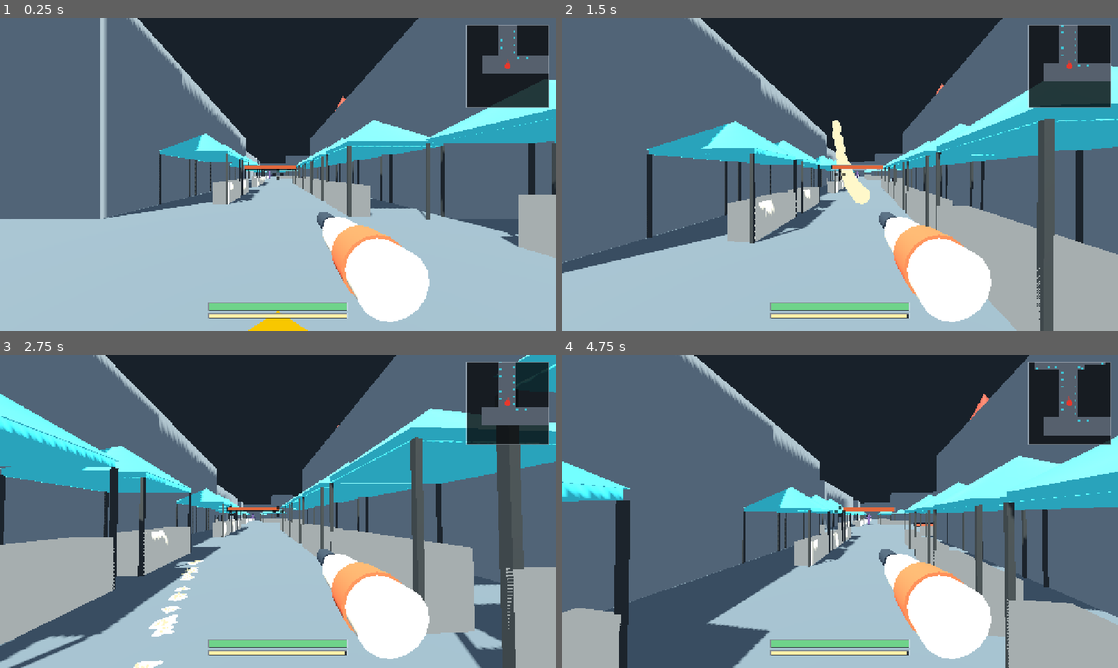
Above: before the commit, frames 1-4 (two rows, left to right).
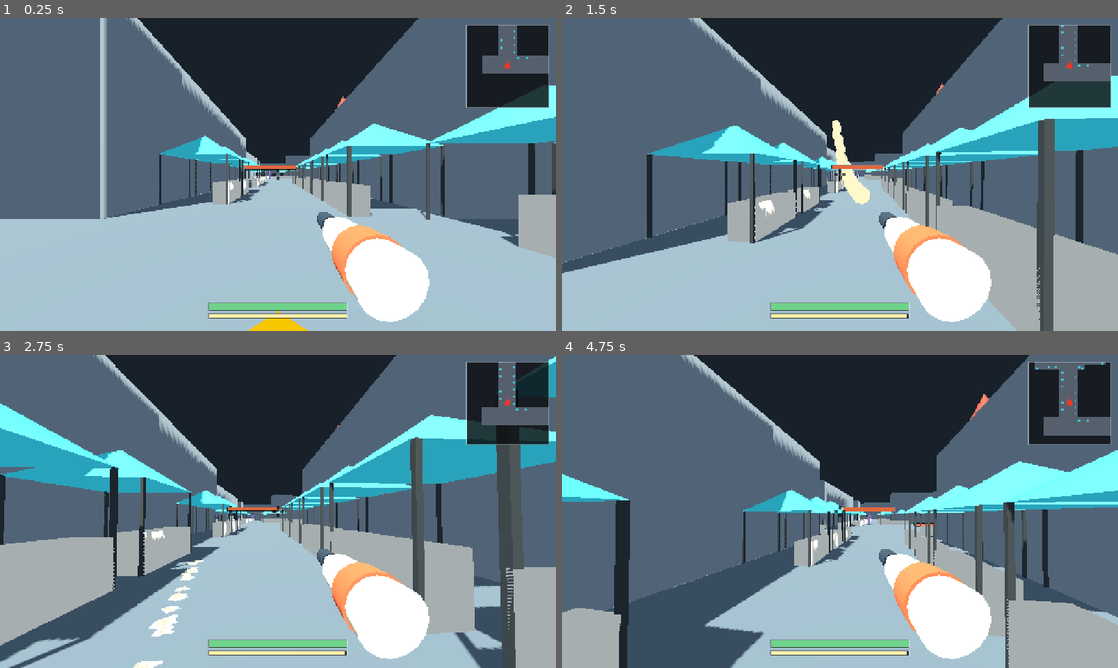
Above: after the commit, the same moments.

Repository: k3vin7/SauceIT-
Game: Godot game, scene res://main.tscn
Same seed, same stepped clock (60 frames per second), same inputs: the game is played once before the commit and once after it.
Inputs (mouse positions are in pixels of both pictures, inside the frame that each line leads up to):
- Up to frame 1 (0.25 s): no input
- Up to frame 2 (1.5 s): tap Enter at 0.5 s; move the mouse to (867, 174) at 0.52 s; hold Shift (run) 0.53-1.28 s; hold W (move_forward) from 0.53 s (still down); tap Space (jump) at 0.77 s; move the mouse to (812, 174) at 1.27 s; click (812, 174) at 1.35 s
- Up to frame 3 (2.75 s): keep holding W (move_forward); tap Space (jump) at 1.52 s; tap Shift (run) at 1.55, 2.3 s; move the mouse to (289, 505) at 2.02 s; hold E (refill_sauce) from 2.03 s (still down)
- Up to frame 4 (4.75 s): keep holding W (move_forward); move the mouse to (834, 517) at 2.77 s; release E (refill_sauce) at 2.78 s; tap Shift (run) at 2.85, 3.8, 4.55 s; tap Space (jump) at 3.02, 3.77, 4.52 s; move the mouse to (878, 514) at 3.52 s; hold R (wipe_screen) 3.53-4.28 s; move the mouse to (795, 508) at 4.27 s; tap Tab at 4.35 s

The runs differ from the first frame. In frame 1, 1.9% of the frame differs, in the area x 28-100%, y 19-69%; in frame 2, 2.8%; in frame 3, 4.2%, in the area x 0-100%, y 0-92%; in frame 4, 3.8%.

Commit message:
Make the roof the thing that stops the sauce

Diff:
--- a/scripts/mayo_prototype.gd
+++ b/scripts/mayo_prototype.gd
@@ -11,6 +11,7 @@
 const VisorOverlayScript := preload("res://scripts/visor_overlay.gd")
 const HealthHudScript := preload("res://scripts/health_hud.gd")
 const MinimapScript := preload("res://scripts/minimap.gd")
+const StallRoofScript := preload("res://scripts/stall_roof.gd")
 
 # Splat batch entry kinds. Four ints per splat: kind, target, cell x, cell y.
 # What `target` means is the kind's business -- a wall packs its index and the
@@ -25,6 +26,8 @@
 ## Addressed by the enemy's index in `_enemies`, which every peer builds in the
 ## same order from the same spawn list, exactly as the walls are.
 const SPLAT_ENEMY := 5
+## Addressed by the roof's index in `_roofs`, built in the same order everywhere.
+const SPLAT_ROOF := 6
 ## Floats per enemy in an enemy state packet: position xyz, yaw, health, and
 ## how far over it has fallen.
 const ENEMY_STATE_STRIDE := 6
@@ -317,6 +320,7 @@
 var _floor: FloorContamination
 var _walls: Array[ContaminableObject] = []
 var _enemies: Array[MayoEnemy] = []
+var _roofs: Array[StallRoof] = []
 ## Where the refill stations are and which way they face, so the reach test
 ## does not have to walk the scene tree every frame.
 var _refill_stations: Array[Dictionary] = []
@@ -1406,7 +1410,6 @@
 	var counter_high: float = StreetMap.stall_metre(StreetMap.STALL_COUNTER_HEIGHT_M)
 	var counter_deep: float = StreetMap.stall_metre(StreetMap.STALL_COUNTER_DEPTH_M)
 	var leg: float = StreetMap.stall_metre(StreetMap.STALL_LEG_M)
-	var canopy_thick := leg * 1.6
 
 	# The counter, along the front edge where the queue stands.
 	var counter_size := _oriented_size(facing, width, counter_high, counter_deep)
@@ -1423,36 +1426,22 @@
 	var frame := StandardMaterial3D.new()
 	frame.albedo_color = Color("2f3438")
 	frame.roughness = 0.6
-	var awning := StandardMaterial3D.new()
-	awning.albedo_color = Color("3fc3d4")
-	awning.roughness = 0.75
-
 	for index in bays:
 		var offset := (float(index) - (float(bays) - 1.0) * 0.5) * bay
 		var bay_centre := ground + across * offset
 
-		var canopy_size := _oriented_size(facing, bay * 0.98, canopy_thick, bay)
-		var canopy_at := bay_centre
-		canopy_at.y = eaves + canopy_thick * 0.5
-		var canopy := _make_contaminable(holder, "Canopy%d" % index,
-			canopy_at, canopy_size, Color("3fc3d4"))
-		_walls.push_back(canopy)
-
-		# The peaked roof over the sheet: the shape that says "market stall"
-		# from down the street. Visual only -- the sheet under it is what is hit.
-		var roof := MeshInstance3D.new()
+		# The roof, and the only thing up there: the pointed shape both blocks
+		# and stains. It used to be a flat slab at eaves height with a
+		# decorative pyramid on top, so a shot arcing over the stall stopped on
+		# an invisible ceiling rather than running down the slope you can see.
+		var roof := StallRoofScript.new() as StallRoof
 		roof.name = "Roof%d" % index
-		var pyramid := CylinderMesh.new()
-		pyramid.top_radius = 0.0
-		pyramid.bottom_radius = bay * 0.72
-		pyramid.height = peak - eaves
-		pyramid.radial_segments = 4
-		roof.mesh = pyramid
-		roof.position = bay_centre + Vector3(0.0,
-			eaves + canopy_thick + (peak - eaves) * 0.5, 0.0)
+		roof.position = bay_centre + Vector3(0.0, eaves + (peak - eaves) * 0.5, 0.0)
 		roof.rotation.y = atan2(facing.x, facing.z) + PI * 0.25
-		roof.material_override = awning
 		holder.add_child(roof)
+		roof.build(bay * 0.72, peak - eaves, body_cell_size,
+			contamination_brush_radius, Color("3fc3d4"))
+		_roofs.push_back(roof)
 
 	# Legs down each bay division, so a double gets six rather than four and the
 	# span between them stays one tent wide.
@@ -2096,6 +2085,17 @@
 			SPLAT_BODY, player.peer_id, cell.x, cell.y]))
 		_record_visor_splat(player, hit_position)
 		return
+	if surface is StallRoof:
+		var roof := surface as StallRoof
+		var roof_index := _roofs.find(roof)
+		if roof_index < 0:
+			return
+		var roof_cell := roof.paint_mayo(hit_position, hit_normal)
+		if roof_cell.x < 0:
+			return
+		_pending_splats.append_array(PackedInt32Array([
+			SPLAT_ROOF, roof_index, roof_cell.x, roof_cell.y]))
+		return
 	if surface is MayoEnemy:
 		var enemy := surface as MayoEnemy
 		var index := _enemies.find(enemy)
@@ -2130,6 +2130,10 @@
 			var body_shooter: Shooter = _shooters.get(target)
 			if body_shooter != null:
 				body_shooter.player.paint_mayo_cell(cell)
+			continue
+		if kind == SPLAT_ROOF:
+			if target >= 0 and target < _roofs.size():
+				_roofs[target].paint_mayo_cell(cell)
 			continue
 		if kind == SPLAT_ENEMY:
 			if target >= 0 and target < _enemies.size():
--- /dev/null
+++ b/scripts/stall_roof.gd
@@ -0,0 +1,94 @@
+class_name StallRoof
+extends StaticBody3D
+
+## The pointed roof of a market stall: the thing that actually stops a shot
+## fired over one.
+##
+## It used to be a flat slab at eaves height with a decorative pyramid sitting
+## on top of it, which is not what a gazebo is -- sauce arriving over the stall
+## stopped dead on an invisible ceiling instead of running down the slope you
+## can see. The collider is the pyramid now, taken from the very mesh that is
+## drawn, so the silhouette that blocks and the silhouette on screen cannot
+## disagree.
+##
+## Being a cone rather than a box is also why it is a `BodyContamination` and
+## not a `ContaminableObject`. That one unwraps a box, six flat faces with a
+## grid each; this one unwraps about an axis, which is exactly right for a
+## surface of revolution -- and a square pyramid is one, sampled four times
+## round. One grid instead of six, and it is the same grid, shader and two-int
+## network splat as everything else.
+
+var contamination: BodyContamination
+var radius := 1.0
+var height := 1.0
+
+
+func _ready() -> void:
+	add_to_group("mayo_roof")
+	# What the strand looks for.
+	add_to_group("mayo_contaminable")
+
+
+func build(base_radius: float, roof_height: float, cell_size: float,
+		brush_radius: float, color: Color) -> void:
+	radius = base_radius
+	height = roof_height
+
+	var cone := CylinderMesh.new()
+	cone.top_radius = 0.0
+	cone.bottom_radius = base_radius
+	cone.height = roof_height
+	# Four sides: a pyramid, not a cone. The unwrap does not care -- it maps by
+	# angle, and a square pyramid is a surface of revolution sampled four times.
+	cone.radial_segments = 4
+	cone.rings = 1
+
+	var mesh_instance := MeshInstance3D.new()
+	mesh_instance.name = "RoofMesh"
+	mesh_instance.mesh = cone
+	add_child(mesh_instance)
+
+	# The collider is built from the drawn mesh's own triangles rather than from
+	# five points worked out by hand: `CylinderMesh` decides for itself which
+	# angle its first vertex sits at, and a hull guessed at from the radius
+	# would be turned a quarter-face against the thing on screen.
+	var hull := ConvexPolygonShape3D.new()
+	hull.points = cone.get_faces()
+	var collision := CollisionShape3D.new()
+	collision.name = "RoofCollision"
+	collision.shape = hull
+	add_child(collision)
+
+	contamination = BodyContamination.new()
+	contamination.name = "BodyContamination"
+	contamination.cell_size = cell_size
+	contamination.brush_radius = brush_radius
+	add_child(contamination)
+	# Two thirds of the base radius: the area-weighted mean radius of a cone.
+	# The unwrap turns grid metres into surface metres by one radius, and a cone
+	# has a different one at every height, so this is the one that makes a splat
+	# the right size over most of the roof. Right at the apex it still smears,
+	# because every angle meets there -- the same limitation the enemy's limbs
+	# have, and the same fix would be needed for both.
+	contamination.configure(self, mesh_instance, base_radius * (2.0 / 3.0),
+		roof_height, color)
+
+
+func paint_mayo(world_position: Vector3, world_normal: Vector3) -> Vector2i:
+	if contamination == null:
+		return Vector2i(-1, -1)
+	return contamination.paint_mayo(world_position, world_normal)
+
+
+func paint_mayo_cell(cell: Vector2i) -> void:
+	if contamination != null:
+		contamination.paint_mayo_cell(cell)
+
+
+func cells_md5() -> String:
+	return contamination.cells_md5() if contamination != null else ""
+
+
+## Height of the apex above the roof's own centre, for the checks.
+func apex_height() -> float:
+	return height * 0.5
--- a/tests/probe_map.gd
+++ b/tests/probe_map.gd
@@ -224,6 +224,83 @@
 	_check(worst_clearance > 2.56,
 		"a prop leaves only %.2f m of road, which is not enough to get past" % worst_clearance)
 
+	# --- the stall roofs are the pointed shape, not a flat lid ---
+	# The collider is built from the drawn mesh, so what blocks and what is on
+	# screen cannot disagree -- but only if the shape really is a pyramid. A
+	# flat lid would pass every other check here and still be the thing that was
+	# wrong: sauce fired over a stall stopping dead on an invisible ceiling.
+	var roofs: Array = scene._roofs
+	print("stall roofs: %d for %d bays" % [
+		roofs.size(), StreetMap.stall_boxes().size() + StreetMap.DOUBLE_BAY_MARKERS.size()])
+	_check(roofs.size() > 0, "the stalls have no roofs")
+	var roof = roofs[0]
+	var hull: ConvexPolygonShape3D = roof.get_node("RoofCollision").shape
+	var top := -INF
+	var bottom := INF
+	for point in hull.points:
+		top = maxf(top, point.y)
+		bottom = minf(bottom, point.y)
+	# The apex is one point; the base is not. That is what makes it pointed.
+	var at_top := {}
+	var at_bottom := {}
+	for point in hull.points:
+		if absf(point.y - top) < 0.01:
+			at_top[Vector2(snappedf(point.x, 0.01), snappedf(point.z, 0.01))] = true
+		if absf(point.y - bottom) < 0.01:
+			at_bottom[Vector2(snappedf(point.x, 0.01), snappedf(point.z, 0.01))] = true
+	print("roof collider: %.2f m tall, %d corner(s) at the top, %d at the bottom" % [
+		top - bottom, at_top.size(), at_bottom.size()])
+	_check(at_top.size() == 1,
+		"the roof collider has %d corners at its highest point: it is a lid, not a peak"
+			% at_top.size())
+	_check(at_bottom.size() >= 3,
+		"the roof collider has %d corners at its base" % at_bottom.size())
+	_check(top - bottom > StreetMap.stall_metre(
+			StreetMap.STALL_PEAK_M - StreetMap.STALL_EAVES_M) * 0.9,
+		"the roof collider is only %.2f m tall" % (top - bottom))
+
+	# Dropped on from directly above, the slope catches it lower the further out
+	# from the middle it lands -- which a flat lid would not do.
+	var space: PhysicsDirectSpaceState3D = scene.get_world_3d().direct_space_state
+	var apex: Vector3 = roof.global_position + Vector3(0.0, roof.apex_height(), 0.0)
+	var heights := PackedFloat32Array()
+	for fraction in [0.0, 0.35, 0.7]:
+		var from: Vector3 = roof.global_position 			+ Vector3(roof.radius * fraction, roof.apex_height() + 6.0, 0.0)
+		var query := PhysicsRayQueryParameters3D.create(from, from - Vector3(0.0, 12.0, 0.0))
+		var hit: Dictionary = space.intersect_ray(query)
+		heights.push_back(hit.position.y if hit.has("position") else NAN)
+	print("dropped at 0%%, 35%%, 70%% out from the peak -> landed at %.2f, %.2f, %.2f m" % [
+		heights[0], heights[1], heights[2]])
+	_check(not is_nan(heights[0]) and not is_nan(heights[1]) and not is_nan(heights[2]),
+		"a drop onto the roof hit nothing")
+	_check(heights[0] > heights[1] and heights[1] > heights[2],
+		"the roof caught all three drops at the same height: it is flat")
+	_check(absf(heights[0] - apex.y) < 0.15,
+		"the middle of the roof is %.2f m up against an apex at %.2f m" % [heights[0], apex.y])
+
+	# Sauce sticks to it, and the splat survives the wire. A roof is a new kind
+	# of surface in the splat protocol, and a kind that encodes but does not
+	# replay leaves every other peer's stalls clean.
+	var expected := PackedInt32Array()
+	var cells: Array[Vector2i] = []
+	for step in 8:
+		var cell: Vector2i = roof.contamination.grid.cell_of(
+			Vector2(float(step) * 0.25 - 1.0, float(step) * 0.1 - 0.4))
+		cells.push_back(cell)
+		expected.append_array(PackedInt32Array([scene.SPLAT_ROOF, 0, cell.x, cell.y]))
+	roof.contamination.grid.clear()
+	for cell in cells:
+		roof.paint_mayo_cell(cell)
+	var painted_direct: String = roof.cells_md5()
+	var direct_cells: int = roof.contamination.painted_cell_count()
+	roof.contamination.grid.clear()
+	scene.apply_splats(expected)
+	print("roof splat: %d cells painted directly, replayed %s" % [
+		direct_cells, str(roof.cells_md5() == painted_direct)])
+	_check(direct_cells > 0, "the roof took no sauce at all")
+	_check(roof.cells_md5() == painted_direct,
+		"a replayed roof splat did not reproduce the mask the server painted")
+
 	# --- spawns ---
 	for slot in 4:
 		var spawn: Vector3 = scene.spawn_position_for(slot)
Not shown, added: scripts/stall_roof.gd.uid
Not shown, changed: README.md
